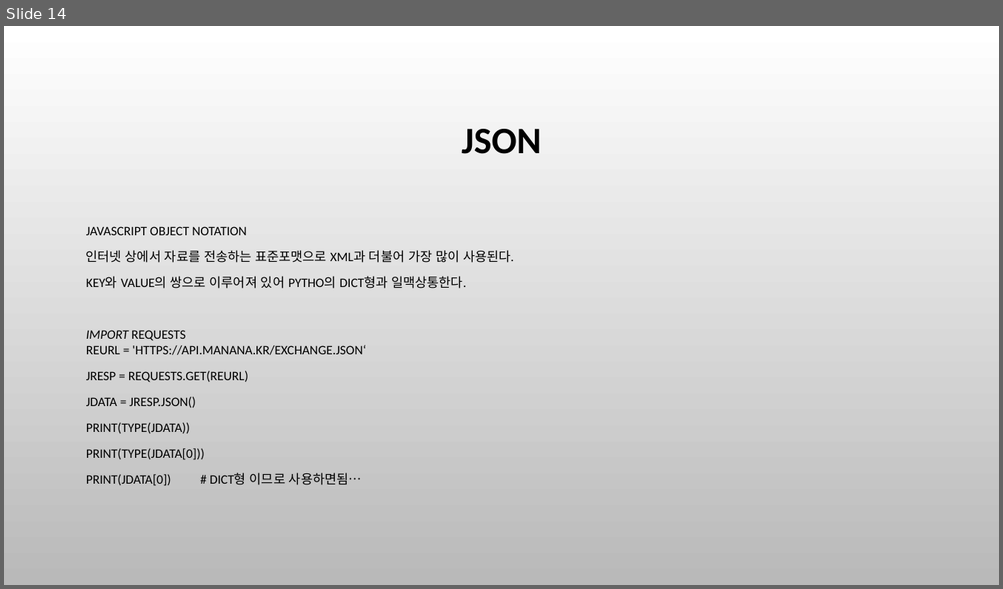
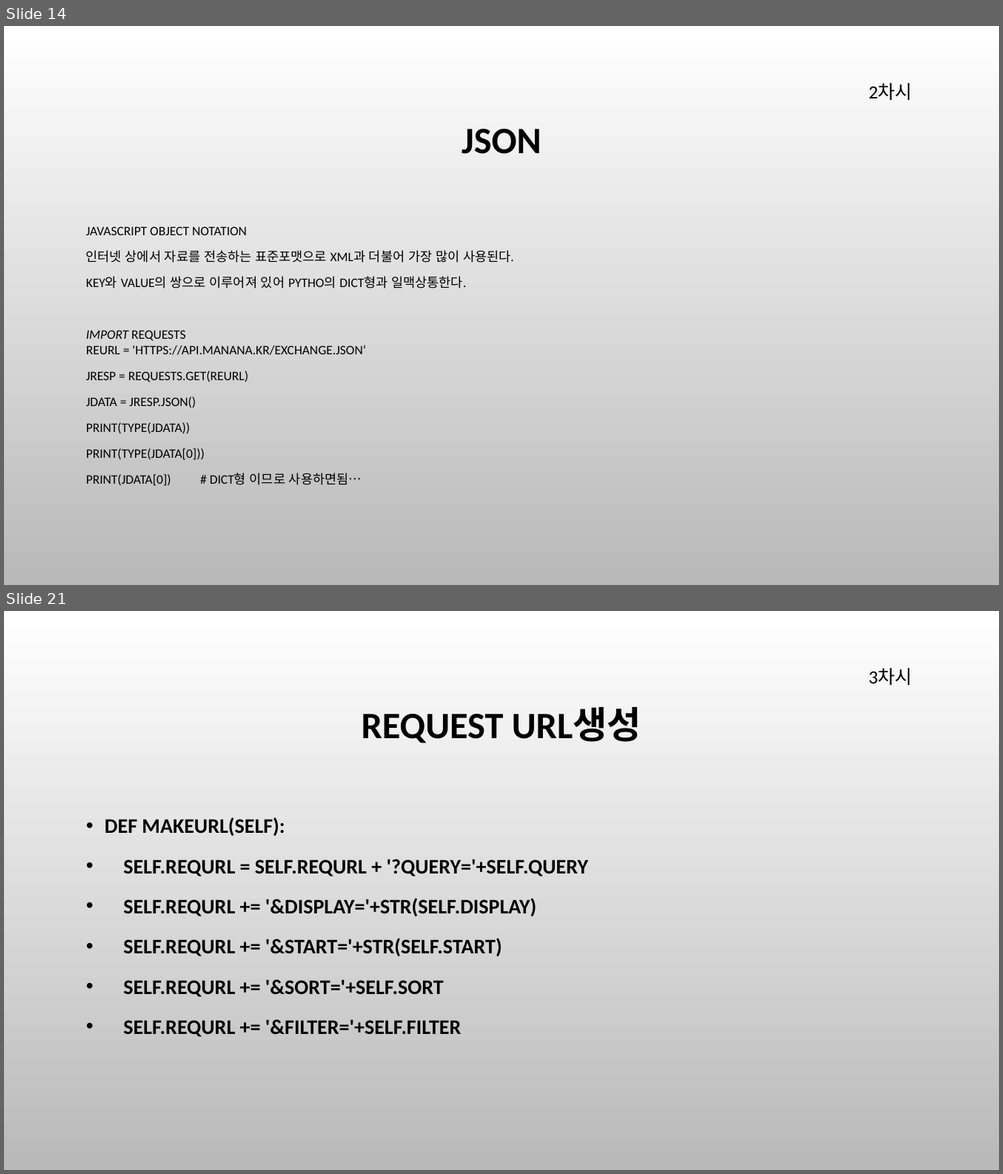
Before and after one commit to cute93/2020_sw_teacher, a slide deck: SW선도교원 연수.pptx. Shown one above the other, each under a label of ours: slide 14 before the commit, slides 14 and 21 after it; the slides between them are not shown. The pictures are 1003x589 and 1003x1174 pixels, drawn with LibreOffice and Linux fonts; fonts in the diff are those of the drawing; background and template pictures are left out. Boxes give left, top, right and bottom in pixels: in the first picture for what was removed or moved away, otherwise in the second. Text is boxed around its words. In the diff, an @@ line names an element or a change of style, - is before the commit and + after.

```diff
--- a/SW선도교원 연수.pptx
+++ b/SW선도교원 연수.pptx
@@ slide 21 added at [4, 611, 999, 1170], background picture (left out) @@
@@ text added at [868, 668, 912, 685], 18 pt, text #000000 @@
+3차시
@@ title added at [361, 707, 641, 743], 36 pt, text #000000, bold @@
+REQUEST URL생성
@@ text added at [105, 817, 589, 1037], 20 pt, text #000000, bold @@
+• DEF MAKEURL(SELF):
+• SELF.REQURL = SELF.REQURL + '?QUERY='+SELF.QUERY
+• SELF.REQURL += '&DISPLAY='+STR(SELF.DISPLAY)
+• SELF.REQURL += '&START='+STR(SELF.START)
+• SELF.REQURL += '&SORT='+SELF.SORT
+• SELF.REQURL += '&FILTER='+SELF.FILTER
@@ slide 14 changed as well @@
@@ text added at [868, 83, 912, 100], 18 pt, text #000000 @@
+2차시
```
Also in this commit, not shown: 9 other slides changed, 10 other slides added, 8 other files.
